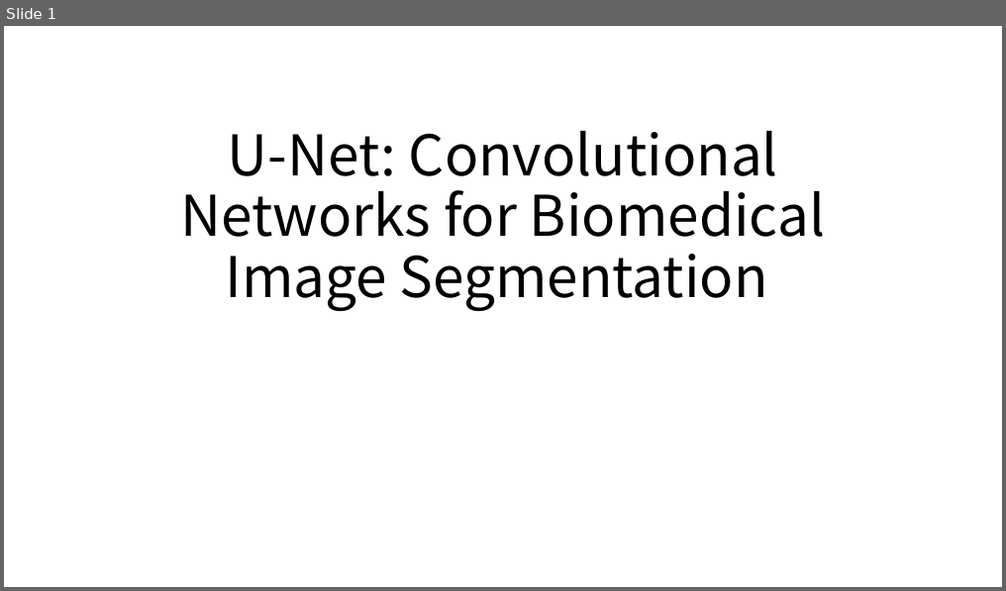
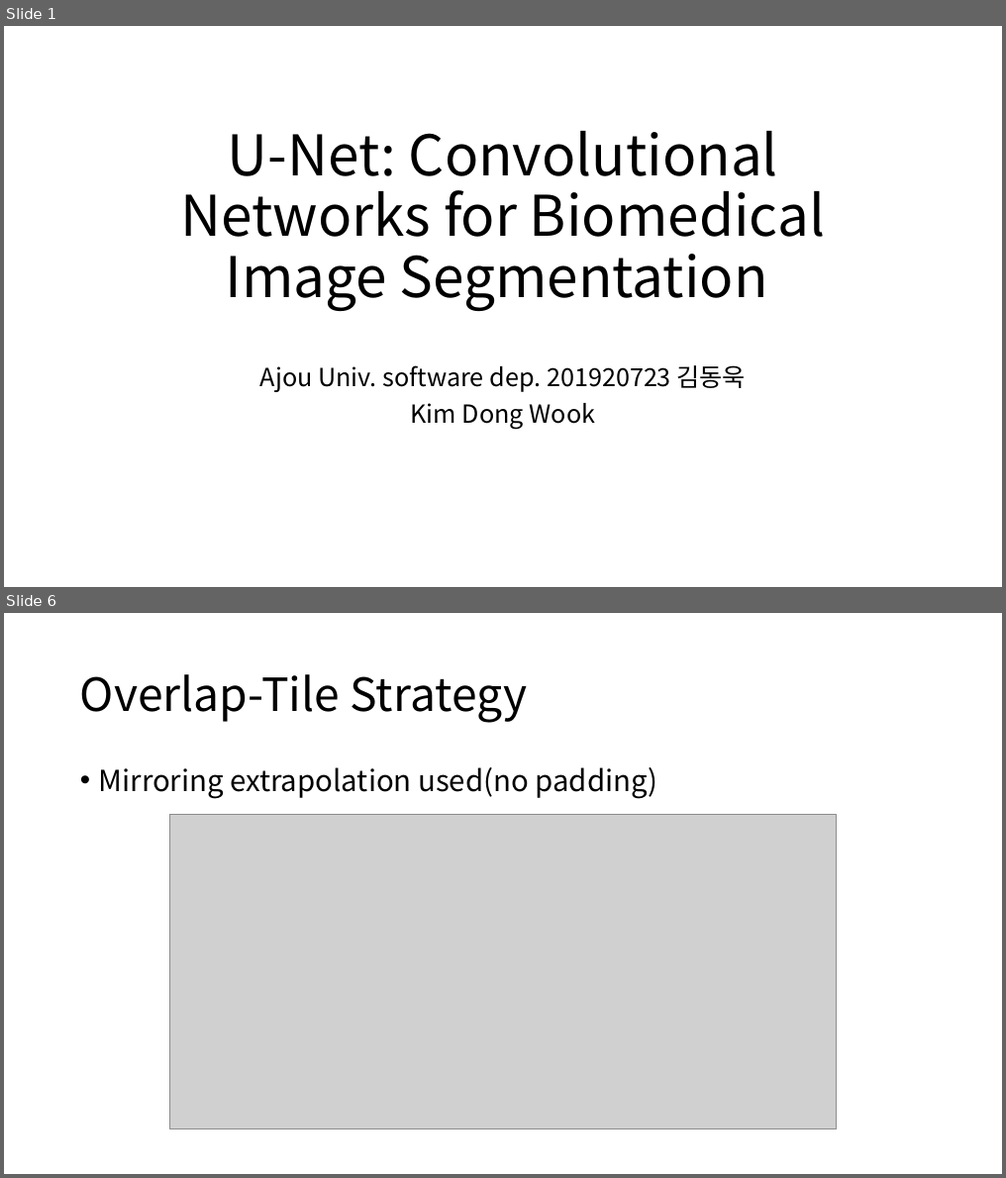
Before and after one commit to kyle1213/deep-learning-study, a slide deck: U-Net.pptx. Shown one above the other, each under a label of ours: slide 1 before the commit, slides 1 and 6 after it; the slides between them are not shown. The pictures are 1006x591 and 1006x1178 pixels, drawn with LibreOffice and Linux fonts; fonts in the diff are those of the drawing; grey boxes stand for pictures. Boxes give left, top, right and bottom in pixels: in the first picture for what was removed or moved away, otherwise in the second. Text is boxed around its words. In the diff, an @@ line names an element or a change of style, - is before the commit and + after.

```diff
--- a/U-Net.pptx
+++ b/U-Net.pptx
@@ slide 6 added at bbox=[4, 613, 1002, 1174], background #FFFFFF @@
@@ title added at bbox=[80, 674, 527, 723], 44 pt, text #000000 @@
+Overlap-Tile Strategy
@@ text added at bbox=[99, 767, 658, 799], 28 pt, text #000000 @@
+• Mirroring extrapolation used(no padding)
@@ picture added at bbox=[170, 814, 837, 1130] @@
@@ slide 1 changed as well @@
@@ subtitle added at bbox=[260, 366, 746, 430], 24 pt, text #000000 @@
+Ajou Univ. software dep. 201920723 김동욱
+Kim Dong Wook
```
Also in this commit, not shown: 6 other slides added.
